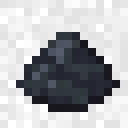
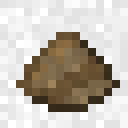
The second 128 x 128 image is a revision of the first. Changes to its layers:
added layer "accents" (soft light, 70%) above "bronze" over [32, 48, 112, 104]
added layer "bronze" above "iron" over [16, 32, 120, 112]
hid "carbon_steel" over [16, 32, 120, 112]
